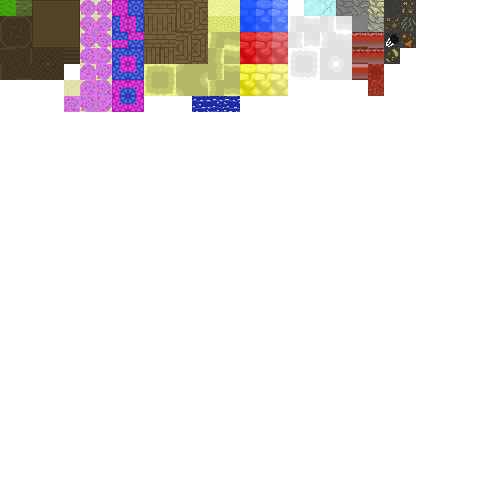
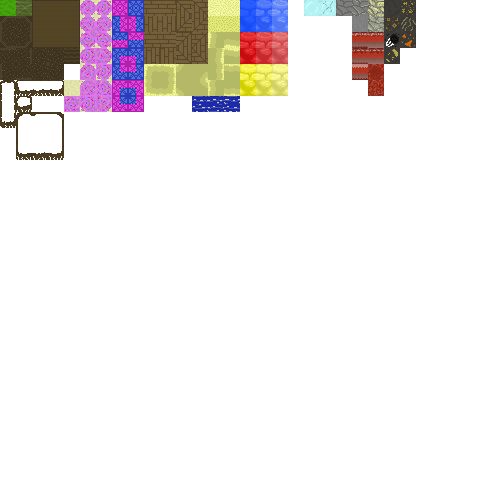
Two versions of the same layered image (w=480, h=480). Layer-by-layer changes:
painted on "Layer 0" over [0, 0, 352, 160]
